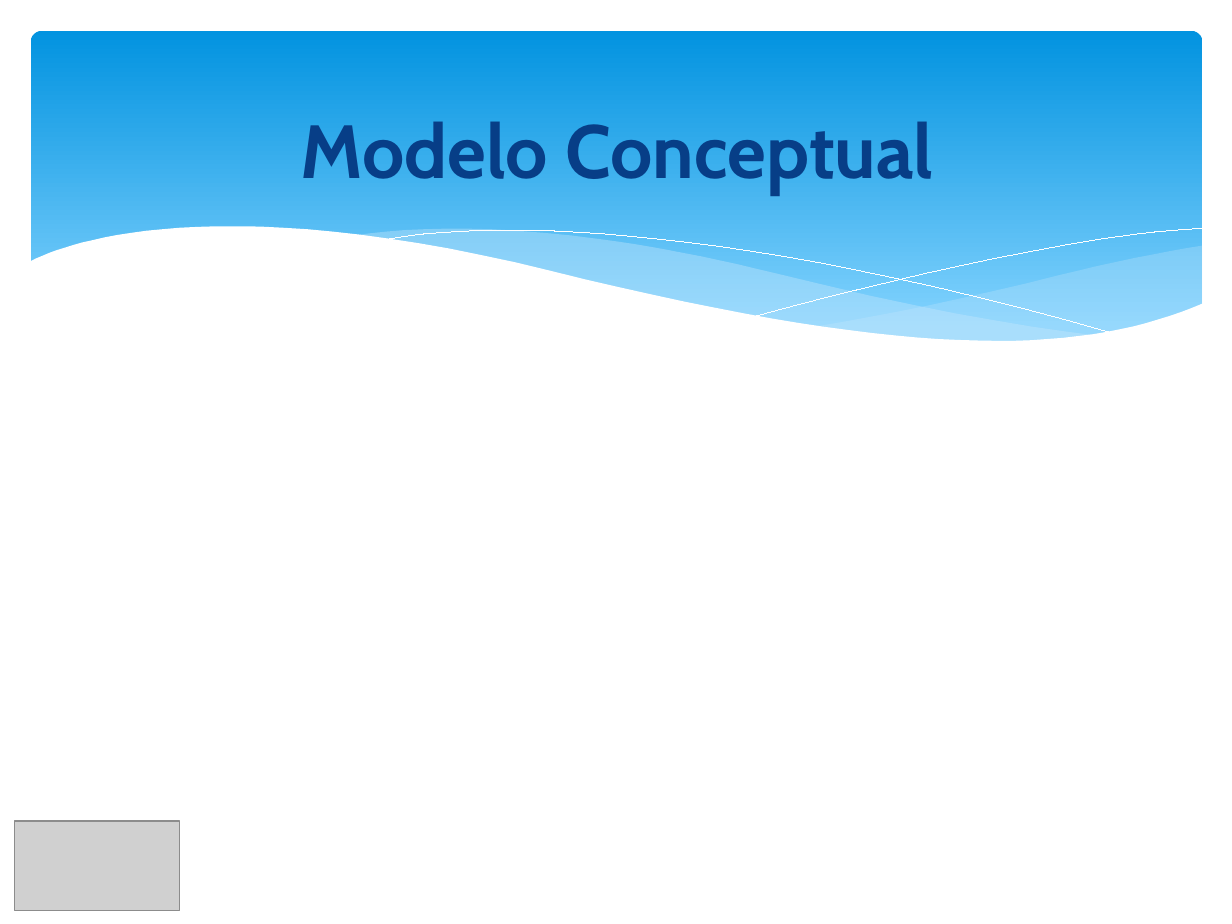
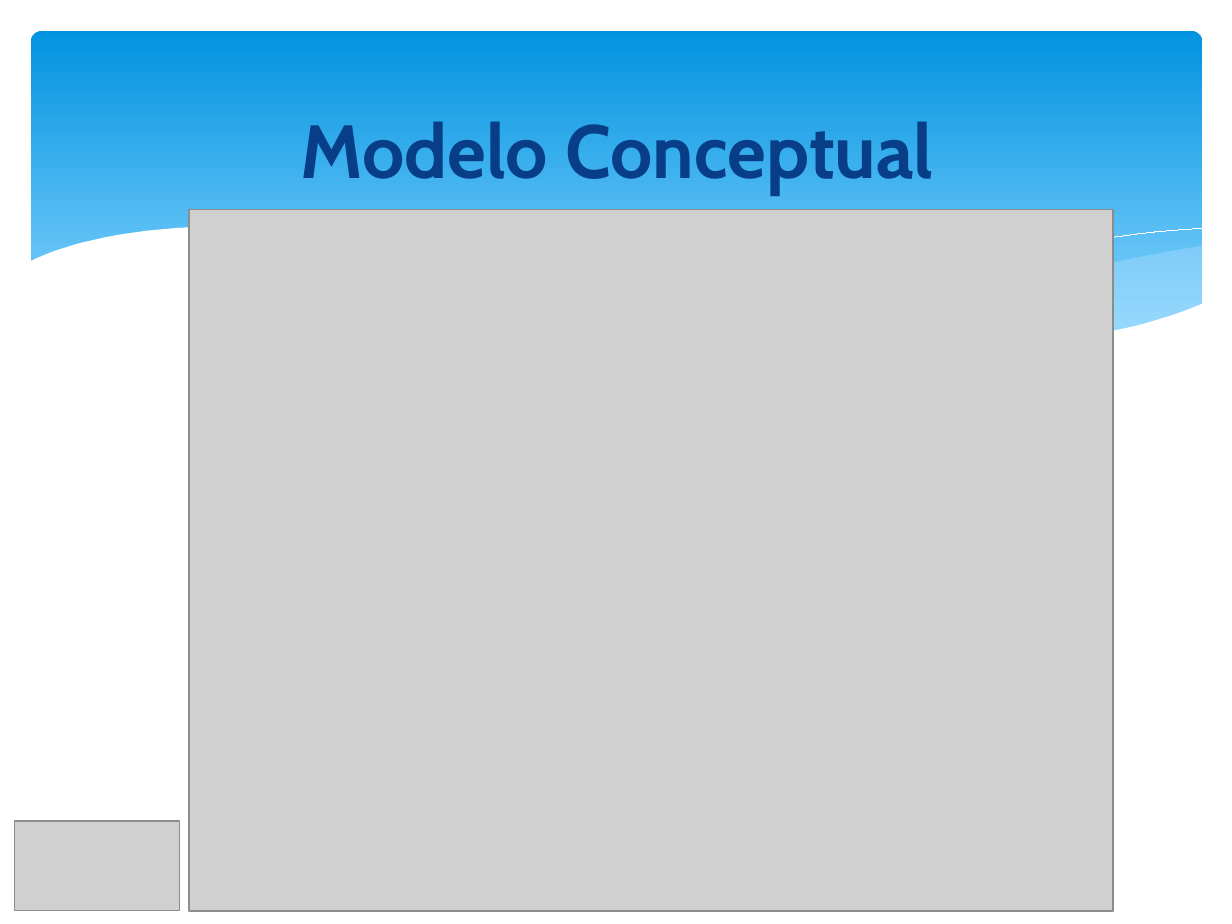
Before and after one commit to orlysemperfi/my-project-pi, a slide deck: slide 19 of PRESENTACION03-P2/PARCIAL/PPT PI2 PARCIAL.pptx. Drawn at 1232x924 pixels with LibreOffice and Linux fonts; fonts in the diff are those of the drawing; grey boxes stand for pictures. Boxes give left, top, right and bottom in pixels: in the first picture for what was removed or moved away, otherwise in the second. Text is boxed around its words. In the diff, an @@ line names an element or a change of style, - is before the commit and + after.

```diff
--- a/PRESENTACION03-P2/PARCIAL/PPT PI2 PARCIAL.pptx
+++ b/PRESENTACION03-P2/PARCIAL/PPT PI2 PARCIAL.pptx
@@ picture added at bbox=[188, 209, 1112, 910] @@
@@ freeform shape removed at bbox=[352, 229, 1099, 344] @@
```
Also in this commit, not shown: 11 other slides changed.
